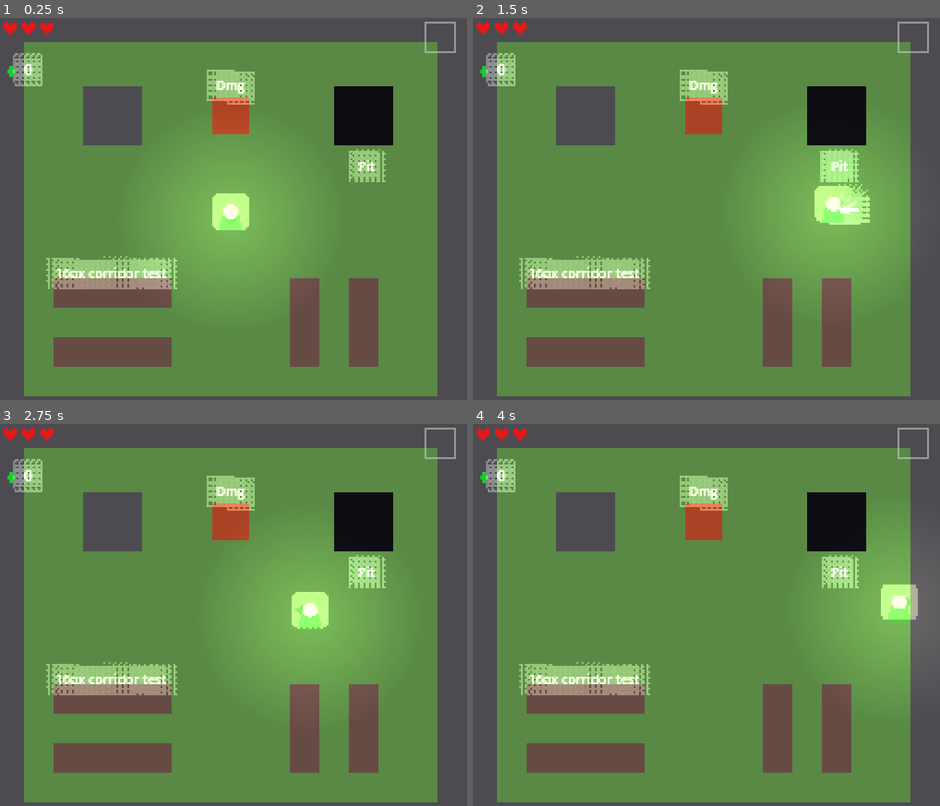
Above: before the commit, frames 1-4 (two rows, left to right).
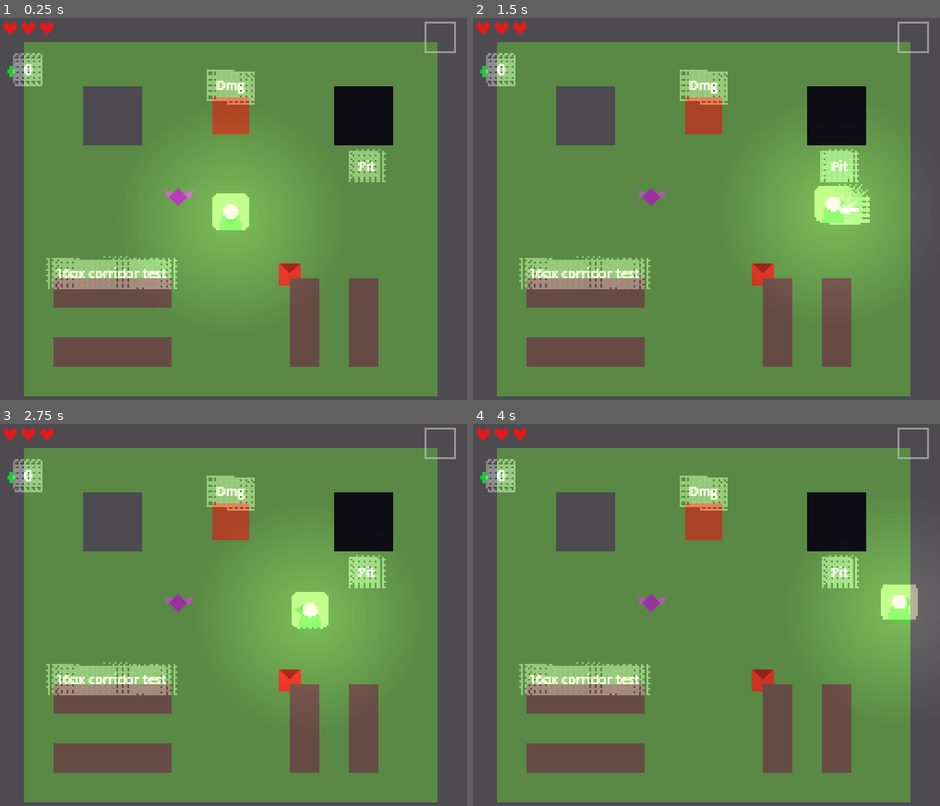
Above: after the commit, the same moments.

Repository: TheGabmeister/games-godot
Game: Godot game, scene res://scenes/main/main.tscn
Same seed, same stepped clock (60 frames per second), same inputs: the game is played once before the commit and once after it.
Inputs:
- Up to frame 1 (0.25 s): no input
- Up to frame 2 (1.5 s): tap Enter at 0.5 s; hold L (action_dash) 0.53-1.28 s; hold D (move_right) from 0.53 s (still down); tap W (move_up) at 0.77 s; tap J (action_sword) at 1.35 s
- Up to frame 3 (2.75 s): tap W (move_up) at 1.52 s; release D (move_right) at 2.03 s; hold A (move_left) from 2.03 s (still down); hold L (action_dash) from 2.03 s (still down)
- Up to frame 4 (4 s): release A (move_left) at 2.78 s; release L (action_dash) at 2.78 s; hold D (move_right) from 2.78 s (still down); tap J (action_sword) at 2.85 s; tap W (move_up) at 3.02, 3.77 s; hold L (action_dash) from 3.53 s (still down)

The runs differ from the first frame. In frame 1, 0.4% of the frame differs, in the area x 35-65%, y 44-71%; in frame 2, 0.4%; in frame 3, 0.4%; in frame 4, 0.4%.

Commit message:
Add enemies

Diff:
--- a/zelda-lttp/components/hurtbox_component.gd
+++ b/zelda-lttp/components/hurtbox_component.gd
@@ -49,12 +49,15 @@
 		hurt.emit(data)
 	elif area.has_meta("damage"):
 		# Non-environmental hazards with metadata (still respect i-frames)
+		var source_team: StringName = area.get_meta("source_team") if area.has_meta("source_team") else &"environment"
+		if source_team == team:
+			return
 		var data := {
 			"damage": area.get_meta("damage") as int,
 			"damage_type": area.get_meta("damage_type") if area.has_meta("damage_type") else DamageType.Type.CONTACT,
 			"knockback_force": area.get_meta("knockback_force") if area.has_meta("knockback_force") else 120.0,
 			"effect": DamageType.HitEffect.NONE,
-			"source_team": &"environment",
+			"source_team": source_team,
 			"source_position": area.global_position,
 		}
 		_start_invincibility()
--- /dev/null
+++ b/zelda-lttp/components/loot_drop_component.gd
@@ -0,0 +1,14 @@
+class_name LootDropComponent extends Node
+
+
+func drop(pos: Vector2) -> void:
+	var parent := get_parent()
+	var table: LootTable = null
+	if parent and "enemy_data" in parent and parent.enemy_data:
+		table = parent.enemy_data.drop_table
+	if not table:
+		return
+	var item: ItemData = table.roll()
+	if item:
+		# TODO: Phase 2.7 — spawn actual pickup scene
+		print("[LootDrop] Would drop: %s at %s" % [item.display_name, pos])
--- a/zelda-lttp/debug/damage_formula_test.gd
+++ b/zelda-lttp/debug/damage_formula_test.gd
@@ -11,6 +11,8 @@
 	_test_environmental_bypass()
 	_test_immunity()
 	_test_minimum_damage()
+	_test_enemy_data_load()
+	_test_enemy_data_immunities()
 
 	for r in _results:
 		print(r)
@@ -93,6 +95,46 @@
 	_assert_eq(r.final_damage, 1, "Red Mail: 2 ARROW -> 1 (ceil(0.5) = 1)")
 
 
+func _test_enemy_data_load() -> void:
+	var paths := [
+		"res://resources/enemies/soldier.tres",
+		"res://resources/enemies/octorok.tres",
+		"res://resources/enemies/keese.tres",
+		"res://resources/enemies/stalfos.tres",
+		"res://resources/enemies/buzz_blob.tres",
+	]
+	for p in paths:
+		var res := load(p)
+		if res is EnemyData:
+			var ed: EnemyData = res
+			_assert_eq(ed.id != &"", true, "EnemyData '%s' has id" % p.get_file())
+			_assert_eq(ed.max_health > 0, true, "EnemyData '%s' has health" % p.get_file())
+		else:
+			_assert_eq(false, true, "EnemyData '%s' failed to load" % p.get_file())
+
+
+func _test_enemy_data_immunities() -> void:
+	var buzz: EnemyData = load("res://resources/enemies/buzz_blob.tres")
+	_assert_eq(buzz.damage_immunities.size() > 0, true, "Buzz Blob has immunities")
+	_assert_eq(DamageType.Type.SWORD in buzz.damage_immunities, true, "Buzz Blob immune to SWORD")
+
+	# DamageFormula rejects SWORD hits using Buzz Blob immunities
+	var r := DamageFormula.calculate_damage(4, DamageType.Type.SWORD, 0, buzz.damage_immunities)
+	_assert_eq(r.immune, true, "Buzz Blob: SWORD hit rejected")
+	_assert_eq(r.final_damage, 0, "Buzz Blob: SWORD does 0 damage")
+
+	# Non-immune type still deals damage
+	r = DamageFormula.calculate_damage(4, DamageType.Type.ARROW, 0, buzz.damage_immunities)
+	_assert_eq(r.immune, false, "Buzz Blob: ARROW not immune")
+	_assert_eq(r.final_damage, 4, "Buzz Blob: ARROW does 4 damage")
+
+	# Soldier has no immunities — SWORD works normally
+	var soldier: EnemyData = load("res://resources/enemies/soldier.tres")
+	r = DamageFormula.calculate_damage(4, DamageType.Type.SWORD, 0, soldier.damage_immunities)
+	_assert_eq(r.immune, false, "Soldier: SWORD not immune")
+	_assert_eq(r.final_damage, 4, "Soldier: SWORD does 4 damage")
+
+
 func _assert_eq(actual: Variant, expected: Variant, label: String) -> void:
 	if actual == expected:
 		_results.append("[PASS] %s" % label)
--- a/zelda-lttp/debug/debug_room.tscn
+++ b/zelda-lttp/debug/debug_room.tscn
@@ -1,9 +1,11 @@
-[gd_scene load_steps=11 format=3 uid="uid://c8debug001"]
+[gd_scene load_steps=13 format=3 uid="uid://c8debug001"]
 
 [ext_resource type="Script" path="res://debug/debug_room.gd" id="1_room"]
 [ext_resource type="Resource" path="res://resources/room_data/debug_room.tres" id="2_rd"]
 [ext_resource type="Script" path="res://components/hitbox_component.gd" id="3_hitbox"]
 [ext_resource type="Script" path="res://debug/pit_hazard.gd" id="4_pit"]
+[ext_resource type="PackedScene" path="res://scenes/enemies/soldier/soldier.tscn" id="5_soldier"]
+[ext_resource type="PackedScene" path="res://scenes/enemies/keese/keese.tscn" id="6_keese"]
 
 [sub_resource type="RectangleShape2D" id="wall_top"]
 size = Vector2(256, 16)
@@ -34,6 +36,12 @@
 
 [node name="Entities" type="Node2D" parent="."]
 y_sort_enabled = true
+
+[node name="TestSoldier" parent="Entities" instance=ExtResource("5_soldier")]
+position = Vector2(160, 140)
+
+[node name="TestKeese" parent="Entities" instance=ExtResource("6_keese")]
+position = Vector2(100, 100)
 
 [node name="Transitions" type="Node2D" parent="."]
 
--- /dev/null
+++ b/zelda-lttp/resources/enemies/buzz_blob.tres
@@ -0,0 +1,13 @@
+[gd_resource type="Resource" script_class="EnemyData" load_steps=2 format=3]
+
+[ext_resource type="Script" path="res://resources/enemy_data.gd" id="1_ed"]
+
+[resource]
+script = ExtResource("1_ed")
+id = &"buzz_blob"
+display_name = "Buzz Blob"
+max_health = 2
+contact_damage = 2
+knockback_resistance = 0.0
+color = Color(0.9, 0.85, 0.2, 1)
+damage_immunities = Array[int]([1])
--- /dev/null
+++ b/zelda-lttp/resources/enemies/keese.tres
@@ -0,0 +1,13 @@
+[gd_resource type="Resource" script_class="EnemyData" load_steps=2 format=3]
+
+[ext_resource type="Script" path="res://resources/enemy_data.gd" id="1_ed"]
+
+[resource]
+script = ExtResource("1_ed")
+id = &"keese"
+display_name = "Keese"
+max_health = 1
+contact_damage = 2
+knockback_resistance = 0.0
+color = Color(0.6, 0.2, 0.7, 1)
+damage_immunities = Array[int]([])
--- /dev/null
+++ b/zelda-lttp/resources/enemies/octorok.tres
@@ -0,0 +1,13 @@
+[gd_resource type="Resource" script_class="EnemyData" load_steps=2 format=3]
+
+[ext_resource type="Script" path="res://resources/enemy_data.gd" id="1_ed"]
+
+[resource]
+script = ExtResource("1_ed")
+id = &"octorok"
+display_name = "Octorok"
+max_health = 2
+contact_damage = 2
+knockback_resistance = 0.0
+color = Color(0.8, 0.15, 0.1, 1)
+damage_immunities = Array[int]([])
--- /dev/null
+++ b/zelda-lttp/resources/enemies/soldier.tres
@@ -0,0 +1,13 @@
+[gd_resource type="Resource" script_class="EnemyData" load_steps=2 format=3]
+
+[ext_resource type="Script" path="res://resources/enemy_data.gd" id="1_ed"]
+
+[resource]
+script = ExtResource("1_ed")
+id = &"soldier"
+display_name = "Soldier"
+max_health = 4
+contact_damage = 2
+knockback_resistance = 0.0
+color = Color(0.8, 0.2, 0.15, 1)
+damage_immunities = Array[int]([])
--- /dev/null
+++ b/zelda-lttp/resources/enemies/stalfos.tres
@@ -0,0 +1,13 @@
+[gd_resource type="Resource" script_class="EnemyData" load_steps=2 format=3]
+
+[ext_resource type="Script" path="res://resources/enemy_data.gd" id="1_ed"]
+
+[resource]
+script = ExtResource("1_ed")
+id = &"stalfos"
+display_name = "Stalfos"
+max_health = 4
+contact_damage = 2
+knockback_resistance = 0.0
+color = Color(0.9, 0.9, 0.85, 1)
+damage_immunities = Array[int]([])
--- /dev/null
+++ b/zelda-lttp/scenes/enemies/base_enemy.gd
@@ -0,0 +1,91 @@
+class_name BaseEnemy extends CharacterBody2D
+
+@export var enemy_data: EnemyData
+@export var initial_facing: Vector2 = Vector2.DOWN
+
+var facing_direction: Vector2 = Vector2.DOWN
+
+@onready var state_machine: StateMachine = $StateMachine
+@onready var health_component: HealthComponent = $HealthComponent
+@onready var hurtbox: HurtboxComponent = $HurtboxComponent
+@onready var knockback_component: KnockbackComponent = $KnockbackComponent
+@onready var flash_component: FlashComponent = $FlashComponent
+@onready var loot_drop: LootDropComponent = $LootDropComponent
+
+
+func _ready() -> void:
+	facing_direction = initial_facing
+
+	if enemy_data:
+		health_component.max_health = enemy_data.max_health
+		health_component.current_health = enemy_data.max_health
+
+		var contact: HitboxComponent = get_node_or_null("ContactHitbox") as HitboxComponent
+		if contact:
+			contact.damage = enemy_data.contact_damage
+
+	hurtbox.hurt.connect(_on_hurt)
+	health_component.died.connect(_on_died)
+
+	# Initialize enemy states with reference to this actor
+	for state in state_machine.states.values():
+		if state is BaseEnemyState:
+			state.actor = self
+
+
+func _on_hurt(hitbox_data: Dictionary) -> void:
+	var raw_damage: int = hitbox_data.get("damage", 0)
+	var dmg_type: int = hitbox_data.get("damage_type", DamageType.Type.CONTACT)
+	var source_pos: Vector2 = hitbox_data.get("source_position", global_position)
+	var kb_force: float = hitbox_data.get("knockback_force", 120.0)
+	var effect: int = hitbox_data.get("effect", DamageType.HitEffect.NONE)
+
+	var immunities: Array = enemy_data.damage_immunities if enemy_data else []
+	var result: Dictionary = DamageFormula.calculate_damage(raw_damage, dmg_type, 0, immunities)
+
+	if result.immune:
+		AudioManager.play_sfx(&"clink")
+		return
+
+	health_component.take_damage(result.final_damage)
+	flash_component.flash()
+
+	# Knockback with resistance
+	var resistance: float = enemy_data.knockback_resistance if enemy_data else 0.0
+	var actual_force: float = kb_force * (1.0 - resistance)
+	if actual_force > 0.0:
+		var direction: Vector2 = (global_position - source_pos).normalized()
+		knockback_component.apply(direction, actual_force)
+
+	# Stun effect
+	if effect == DamageType.HitEffect.STUN and health_component.is_alive():
+		if not state_machine.current_state or state_machine.current_state.name != &"Stunned":
+			var prev: StringName = state_machine.current_state.name if state_machine.current_state else &""
+			state_machine.transition_to(&"Stunned", {"previous_state": prev})
+
+
+func _on_died() -> void:
+	_spawn_death_particles()
+	loot_drop.drop(global_position)
+	EventBus.enemy_defeated.emit(enemy_data.id if enemy_data else &"", global_position)
+	queue_free()
+
+
+func _spawn_death_particles() -> void:
+	var particles := CPUParticles2D.new()
+	particles.emitting = true
+	particles.one_shot = true
+	particles.explosiveness = 1.0
+	particles.amount = 8
+	particles.lifetime = 0.4
+	particles.direction = Vector2.ZERO
+	particles.spread = 180.0
+	particles.initial_velocity_min = 30.0
+	particles.initial_velocity_max = 60.0
+	particles.gravity = Vector2.ZERO
+	particles.scale_amount_min = 2.0
+	particles.scale_amount_max = 4.0
+	particles.color = enemy_data.color if enemy_data else Color.WHITE
+	particles.global_position = global_position
+	get_parent().add_child(particles)
+	particles.finished.connect(particles.queue_free)
--- /dev/null
+++ b/zelda-lttp/scenes/enemies/base_enemy_state.gd
@@ -0,0 +1,3 @@
+class_name BaseEnemyState extends State
+
+var actor: BaseEnemy
--- /dev/null
+++ b/zelda-lttp/scenes/enemies/keese/keese.gd
@@ -0,0 +1,4 @@
+extends BaseEnemy
+
+# Keese has no patrol points, no detection zone — just erratic flight.
+# Behavior is implemented in keese_flutter.gd (Phase 2.5).
--- /dev/null
+++ b/zelda-lttp/scenes/enemies/keese/keese.tscn
@@ -0,0 +1,75 @@
+[gd_scene load_steps=14 format=3 uid="uid://c8keese0001"]
+
+[ext_resource type="Script" path="res://scenes/enemies/keese/keese.gd" id="1_keese"]
+[ext_resource type="Script" path="res://scenes/enemies/keese/keese_body.gd" id="2_body"]
+[ext_resource type="Script" path="res://components/state_machine.gd" id="3_sm"]
+[ext_resource type="Script" path="res://scenes/enemies/keese/keese_flutter.gd" id="4_flutter"]
+[ext_resource type="Script" path="res://scenes/enemies/shared/stunned_state.gd" id="5_stun"]
+[ext_resource type="Script" path="res://components/hurtbox_component.gd" id="6_hurtbox"]
+[ext_resource type="Script" path="res://components/hitbox_component.gd" id="7_hitbox"]
+[ext_resource type="Script" path="res://components/health_component.gd" id="8_health"]
+[ext_resource type="Script" path="res://components/knockback_component.gd" id="9_kb"]
+[ext_resource type="Script" path="res://components/flash_component.gd" id="10_flash"]
+[ext_resource type="Script" path="res://components/loot_drop_component.gd" id="11_loot"]
+[ext_resource type="Resource" path="res://resources/enemies/keese.tres" id="12_data"]
+
+[sub_resource type="RectangleShape2D" id="body_shape"]
+size = Vector2(8, 8)
+
+[node name="Keese" type="CharacterBody2D"]
+collision_layer = 4
+collision_mask = 1
+script = ExtResource("1_keese")
+enemy_data = ExtResource("12_data")
+
+[node name="CollisionShape2D" type="CollisionShape2D" parent="."]
+shape = SubResource("body_shape")
+
+[node name="EnemyBody" type="Node2D" parent="."]
+script = ExtResource("2_body")
+
+[node name="HurtboxComponent" type="Area2D" parent="."]
+collision_layer = 4
+collision_mask = 8
+script = ExtResource("6_hurtbox")
+team = &"enemy"
+invincibility_duration = 0.3
+
+[node name="HurtboxShape" type="CollisionShape2D" parent="HurtboxComponent"]
+shape = SubResource("body_shape")
+
+[node name="ContactHitbox" type="Area2D" parent="."]
+collision_layer = 16
+collision_mask = 0
+monitoring = false
+monitorable = true
+script = ExtResource("7_hitbox")
+damage = 2
+damage_type = 0
+knockback_force = 100.0
+source_team = &"enemy"
+
+[node name="ContactShape" type="CollisionShape2D" parent="ContactHitbox"]
+shape = SubResource("body_shape")
+
+[node name="HealthComponent" type="Node" parent="."]
+script = ExtResource("8_health")
+
+[node name="KnockbackComponent" type="Node" parent="."]
+script = ExtResource("9_kb")
+
+[node name="FlashComponent" type="Node" parent="."]
+script = ExtResource("10_flash")
+
+[node name="LootDropComponent" type="Node" parent="."]
+script = ExtResource("11_loot")
+
+[node name="StateMachine" type="Node" parent="." node_paths=PackedStringArray("initial_state")]
+script = ExtResource("3_sm")
+initial_state = NodePath("Flutter")
+
+[node name="Flutter" type="Node" parent="StateMachine"]
+script = ExtResource("4_flutter")
+
+[node name="Stunned" type="Node" parent="StateMachine"]
+script = ExtResource("5_stun")
--- /dev/null
+++ b/zelda-lttp/scenes/enemies/keese/keese_body.gd
@@ -0,0 +1,27 @@
+extends Node2D
+
+
+func _draw() -> void:
+	var enemy: BaseEnemy = get_parent() as BaseEnemy
+	var color: Color = enemy.enemy_data.color if enemy and enemy.enemy_data else Color(0.6, 0.2, 0.7)
+
+	# Diamond body
+	draw_colored_polygon(PackedVector2Array([
+		Vector2(0, -5),
+		Vector2(5, 0),
+		Vector2(0, 5),
+		Vector2(-5, 0),
+	]), color)
+
+	# Wings
+	var wing_color := color.lightened(0.2)
+	draw_colored_polygon(PackedVector2Array([
+		Vector2(-3, -2),
+		Vector2(-8, -4),
+		Vector2(-6, 1),
+	]), wing_color)
+	draw_colored_polygon(PackedVector2Array([
+		Vector2(3, -2),
+		Vector2(8, -4),
+		Vector2(6, 1),
+	]), wing_color)
--- /dev/null
+++ b/zelda-lttp/scenes/enemies/keese/keese_flutter.gd
@@ -0,0 +1,7 @@
+extends BaseEnemyState
+
+# Phase 2.5: erratic sine-wave movement + contact damage
+
+
+func physics_update(_delta: float) -> void:
+	pass
--- /dev/null
+++ b/zelda-lttp/scenes/enemies/shared/stunned_state.gd
@@ -0,0 +1,37 @@
+extends BaseEnemyState
+
+@export var stun_duration: float = 2.0
+
+var _timer: float = 0.0
+var _previous_state: StringName = &""
+
+
+func enter(msg: Dictionary = {}) -> void:
+	_timer = 0.0
+	var prev: StringName = msg.get("previous_state", &"")
+	if prev != &"Stunned" and prev != &"":
+		_previous_state = prev
+
+	# Blue tint
+	var body: CanvasItem = actor.get_node_or_null("EnemyBody") as CanvasItem
+	if body:
+		body.modulate = Color(0.5, 0.5, 1.0)
+
+
+func exit() -> void:
+	var body: CanvasItem = actor.get_node_or_null("EnemyBody") as CanvasItem
+	if body:
+		body.modulate = Color.WHITE
+
+
+func update(delta: float) -> void:
+	_timer += delta
+	if _timer >= stun_duration:
+		if _previous_state != &"" and state_machine.states.has(_previous_state):
+			state_machine.transition_to(_previous_state)
+		else:
+			# Fall back to first non-stunned state
+			for sn: StringName in state_machine.states:
+				if sn != &"Stunned":
+					state_machine.transition_to(sn)
+					return
--- /dev/null
+++ b/zelda-lttp/scenes/enemies/soldier/soldier.gd
@@ -0,0 +1,9 @@
+extends BaseEnemy
+
+# Level-design exports (Phase 2.4)
+@export var patrol_points: PackedVector2Array
+@export var patrol_wait_time: float = 1.0
+@export var detection_radius: float = 80.0
+@export var lose_interest_radius: float = 120.0
+@export var patrol_speed: float = 30.0
+@export var chase_speed: float = 60.0
--- /dev/null
+++ b/zelda-lttp/scenes/enemies/soldier/soldier.tscn
@@ -0,0 +1,104 @@
+[gd_scene load_steps=19 format=3 uid="uid://c8soldier01"]
+
+[ext_resource type="Script" path="res://scenes/enemies/soldier/soldier.gd" id="1_soldier"]
+[ext_resource type="Script" path="res://scenes/enemies/soldier/soldier_body.gd" id="2_body"]
+[ext_resource type="Script" path="res://components/state_machine.gd" id="3_sm"]
+[ext_resource type="Script" path="res://scenes/enemies/soldier/soldier_patrol.gd" id="4_patrol"]
+[ext_resource type="Script" path="res://scenes/enemies/soldier/soldier_chase.gd" id="5_chase"]
+[ext_resource type="Script" path="res://scenes/enemies/soldier/soldier_attack.gd" id="6_attack"]
+[ext_resource type="Script" path="res://scenes/enemies/shared/stunned_state.gd" id="7_stun"]
+[ext_resource type="Script" path="res://components/hurtbox_component.gd" id="8_hurtbox"]
+[ext_resource type="Script" path="res://components/hitbox_component.gd" id="9_hitbox"]
+[ext_resource type="Script" path="res://components/health_component.gd" id="10_health"]
+[ext_resource type="Script" path="res://components/knockback_component.gd" id="11_kb"]
+[ext_resource type="Script" path="res://components/flash_component.gd" id="12_flash"]
+[ext_resource type="Script" path="res://components/loot_drop_component.gd" id="13_loot"]
+[ext_resource type="Resource" path="res://resources/enemies/soldier.tres" id="14_data"]
+
+[sub_resource type="RectangleShape2D" id="body_shape"]
+size = Vector2(12, 14)
+
+[sub_resource type="RectangleShape2D" id="hurtbox_shape"]
+size = Vector2(12, 14)
+
+[sub_resource type="RectangleShape2D" id="contact_shape"]
+size = Vector2(14, 16)
+
+[sub_resource type="CircleShape2D" id="detection_shape"]
+radius = 80.0
+
+[node name="Soldier" type="CharacterBody2D"]
+collision_layer = 4
+collision_mask = 1
+script = ExtResource("1_soldier")
+enemy_data = ExtResource("14_data")
+
+[node name="CollisionShape2D" type="CollisionShape2D" parent="."]
+position = Vector2(0, 2)
+shape = SubResource("body_shape")
+
+[node name="EnemyBody" type="Node2D" parent="."]
+script = ExtResource("2_body")
+
+[node name="HurtboxComponent" type="Area2D" parent="."]
+collision_layer = 4
+collision_mask = 8
+script = ExtResource("8_hurtbox")
+team = &"enemy"
+invincibility_duration = 0.3
+
+[node name="HurtboxShape" type="CollisionShape2D" parent="HurtboxComponent"]
+position = Vector2(0, 2)
+shape = SubResource("hurtbox_shape")
+
+[node name="ContactHitbox" type="Area2D" parent="."]
+collision_layer = 16
+collision_mask = 0
+monitoring = false
+monitorable = true
+script = ExtResource("9_hitbox")
+damage = 2
+damage_type = 0
+knockback_force = 120.0
+source_team = &"enemy"
+
+[node name="ContactShape" type="CollisionShape2D" parent="ContactHitbox"]
+position = Vector2(0, 2)
+shape = SubResource("contact_shape")
+
+[node name="HealthComponent" type="Node" parent="."]
+script = ExtResource("10_health")
+
+[node name="KnockbackComponent" type="Node" parent="."]
+script = ExtResource("11_kb")
+
+[node name="FlashComponent" type="Node" parent="."]
+script = ExtResource("12_flash")
+
+[node name="LootDropComponent" type="Node" parent="."]
+script = ExtResource("13_loot")
+
+[node name="StateMachine" type="Node" parent="." node_paths=PackedStringArray("initial_state")]
+script = ExtResource("3_sm")
+initial_state = NodePath("Patrol")
+
+[node name="Patrol" type="Node" parent="StateMachine"]
+script = ExtResource("4_patrol")
+
+[node name="Chase" type="Node" parent="StateMachine"]
+script = ExtResource("5_chase")
+
+[node name="Attack" type="Node" parent="StateMachine"]
+script = ExtResource("6_attack")
+
+[node name="Stunned" type="Node" parent="StateMachine"]
+script = ExtResource("7_stun")
+
+[node name="NavigationAgent2D" type="NavigationAgent2D" parent="."]
+
+[node name="DetectionZone" type="Area2D" parent="."]
+collision_layer = 0
+collision_mask = 2
+
+[node name="DetectionShape" type="CollisionShape2D" parent="DetectionZone"]
+shape = SubResource("detection_shape")
--- /dev/null
+++ b/zelda-lttp/scenes/enemies/soldier/soldier_attack.gd
@@ -0,0 +1,7 @@
+extends BaseEnemyState
+
+# Phase 2.5: full attack behavior (lunge toward player)
+
+
+func physics_update(_delta: float) -> void:
+	pass
--- /dev/null
+++ b/zelda-lttp/scenes/enemies/soldier/soldier_body.gd
@@ -0,0 +1,21 @@
+extends Node2D
+
+
+func _draw() -> void:
+	var enemy: BaseEnemy = get_parent() as BaseEnemy
+	var color: Color = enemy.enemy_data.color if enemy and enemy.enemy_data else Color(0.8, 0.2, 0.15)
+	var facing: Vector2 = enemy.facing_direction if enemy else Vector2.DOWN
+
+	# Body: red rectangle
+	draw_rect(Rect2(-6, -4, 12, 12), color)
+
+	# Helmet triangle pointing in facing direction
+	var helmet_color := color.darkened(0.3)
+	var center := Vector2(0, -4)
+	var tip: Vector2 = center + facing.normalized() * 6.0
+	var perp := Vector2(-facing.y, facing.x).normalized()
+	draw_colored_polygon(PackedVector2Array([
+		tip,
+		center + perp * 5.0,
+		center - perp * 5.0,
+	]), helmet_color)
--- /dev/null
+++ b/zelda-lttp/scenes/enemies/soldier/soldier_chase.gd
@@ -0,0 +1,7 @@
+extends BaseEnemyState
+
+# Phase 2.5: full chase behavior (pursue player at chase_speed)
+
+
+func physics_update(_delta: float) -> void:
+	pass
--- /dev/null
+++ b/zelda-lttp/scenes/enemies/soldier/soldier_patrol.gd
@@ -0,0 +1,7 @@
+extends BaseEnemyState
+
+# Phase 2.5: full patrol behavior (walk between patrol_points)
+
+
+func physics_update(_delta: float) -> void:
+	pass
--- a/zelda-lttp/scenes/items/sword_hitbox.gd
+++ b/zelda-lttp/scenes/items/sword_hitbox.gd
@@ -30,6 +30,7 @@
 	set_meta("damage", _damage)
 	set_meta("damage_type", DamageType.Type.SWORD)
 	set_meta("source_direction", _direction)
+	set_meta("source_team", &"player")
 
 
 func deactivate() -> void:
--- a/zelda-lttp/scenes/player/player.tscn
+++ b/zelda-lttp/scenes/player/player.tscn
@@ -41,10 +41,10 @@
 script = ExtResource("2_body")
 
 [node name="SwordHitbox" type="Area2D" parent="."]
-collision_layer = 4
-collision_mask = 3
-monitoring = true
-monitorable = false
+collision_layer = 8
+collision_mask = 0
+monitoring = false
+monitorable = true
 script = ExtResource("10_sword")
 
 [node name="SwordShape" type="CollisionShape2D" parent="SwordHitbox"]
Not shown, changed: zelda-lttp/.claude/settings.local.json
Not shown, added: zelda-lttp/components/loot_drop_component.gd.uid
Not shown, added: zelda-lttp/scenes/enemies/base_enemy.gd.uid
Not shown, added: zelda-lttp/scenes/enemies/base_enemy_state.gd.uid
Not shown, added: zelda-lttp/scenes/enemies/keese/keese.gd.uid
Not shown, added: zelda-lttp/scenes/enemies/keese/keese_body.gd.uid
Not shown, added: zelda-lttp/scenes/enemies/keese/keese_flutter.gd.uid
Not shown, added: zelda-lttp/scenes/enemies/shared/stunned_state.gd.uid
Not shown, added: zelda-lttp/scenes/enemies/soldier/soldier.gd.uid
Not shown, added: zelda-lttp/scenes/enemies/soldier/soldier_attack.gd.uid
Not shown, added: zelda-lttp/scenes/enemies/soldier/soldier_body.gd.uid
Not shown, added: zelda-lttp/scenes/enemies/soldier/soldier_chase.gd.uid
(and 1 more such lines)
